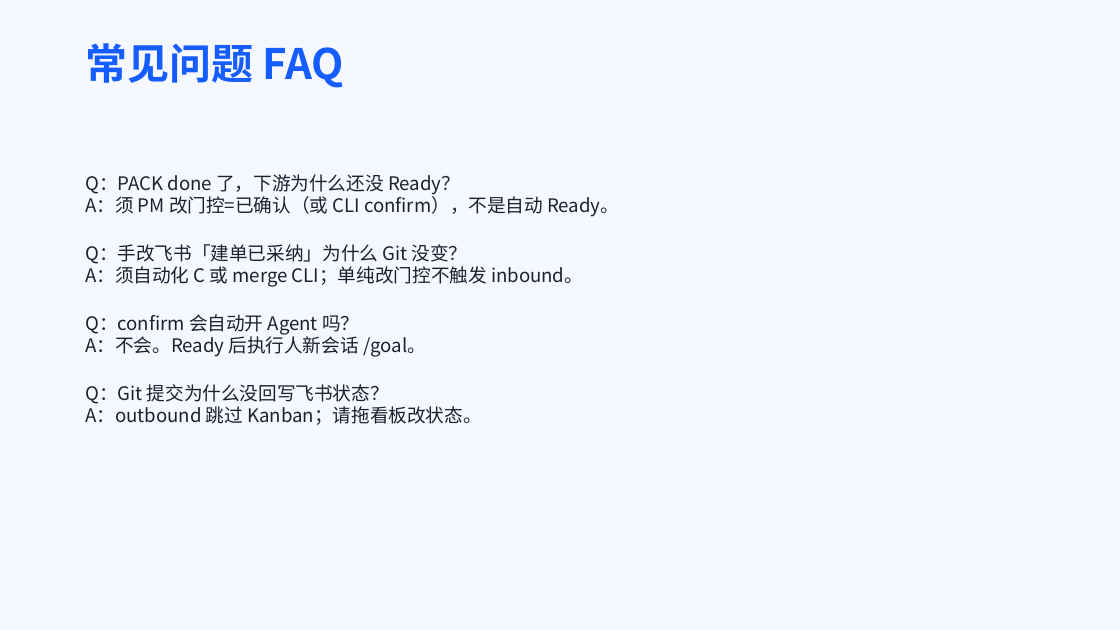
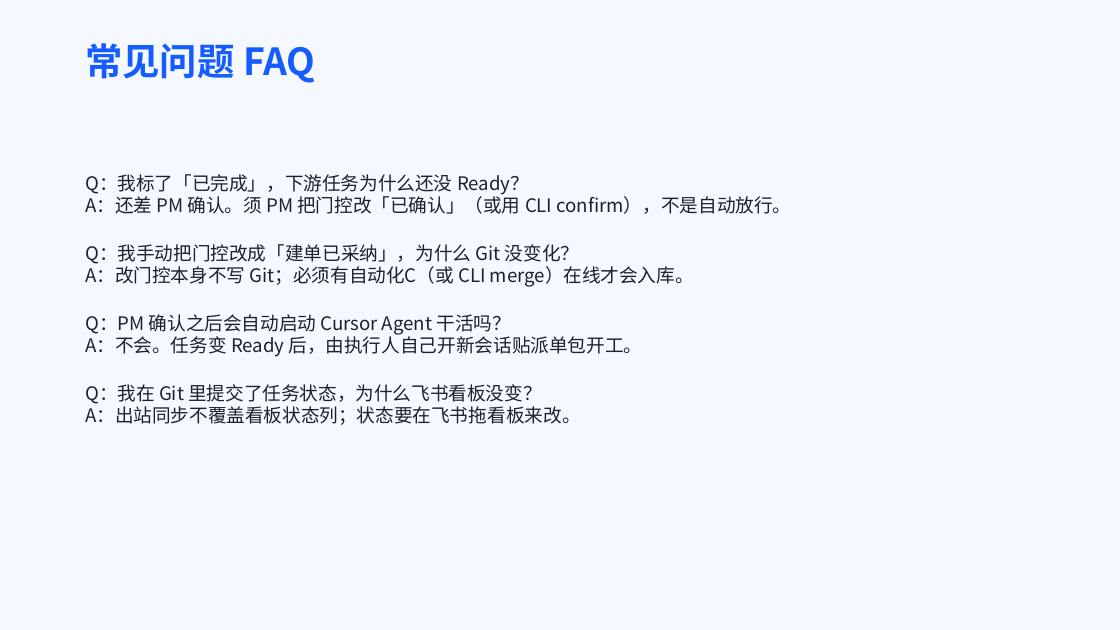
Before and after one commit to Marisolebxf/-, a slide deck: slide 18 of agent-delivery/培训/2026-07-21_dispatch-feishu-training.pptx (slide 16 before the commit). Drawn at 1120x630 pixels with LibreOffice and Linux fonts; fonts in the diff are those of the drawing. Boxes give left, top, right and bottom in pixels: in the first picture for what was removed or moved away, otherwise in the second. Text is boxed around its words. In the diff, an @@ line names an element or a change of style, - is before the commit and + after.

```diff
--- a/agent-delivery/培训/2026-07-21_dispatch-feishu-training.pptx
+++ b/agent-delivery/培训/2026-07-21_dispatch-feishu-training.pptx
@@ title "常见问题 FAQ" at <box>85,43,315,83</box>: size 36 to 32 pt @@
@@ text at <box>85,174,792,425</box>: text changed @@
-Q：PACK done 了，下游为什么还没 Ready？
-A：须 PM 改门控=已确认（或 CLI confirm），不是自动 Ready。
-Q：手改飞书「建单已采纳」为什么 Git 没变？
-A：须自动化 C 或 merge CLI；单纯改门控不触发 inbound。
-Q：confirm 会自动开 Agent 吗？
-A：不会。Ready 后执行人新会话 /goal。
-Q：Git 提交为什么没回写飞书状态？
-A：outbound 跳过 Kanban；请拖看板改状态。
+Q：我标了「已完成」，下游任务为什么还没 Ready？
+A：还差 PM 确认。须 PM 把门控改「已确认」（或用 CLI confirm），不是自动放行。
+Q：我手动把门控改成「建单已采纳」，为什么 Git 没变化？
+A：改门控本身不写 Git；必须有自动化C（或 CLI merge）在线才会入库。
+Q：PM 确认之后会自动启动 Cursor Agent 干活吗？
+A：不会。任务变 Ready 后，由执行人自己开新会话贴派单包开工。
+Q：我在 Git 里提交了任务状态，为什么飞书看板没变？
+A：出站同步不覆盖看板状态列；状态要在飞书拖看板来改。
```
Also in this commit, not shown: 12 other slides changed, 8 slides added, 6 slides removed, 2 other files.
